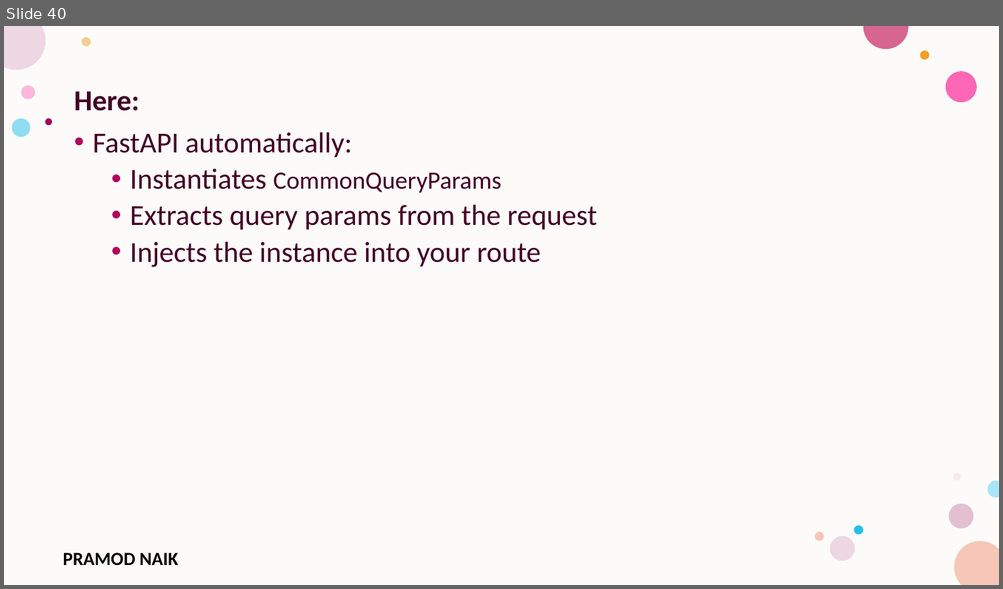
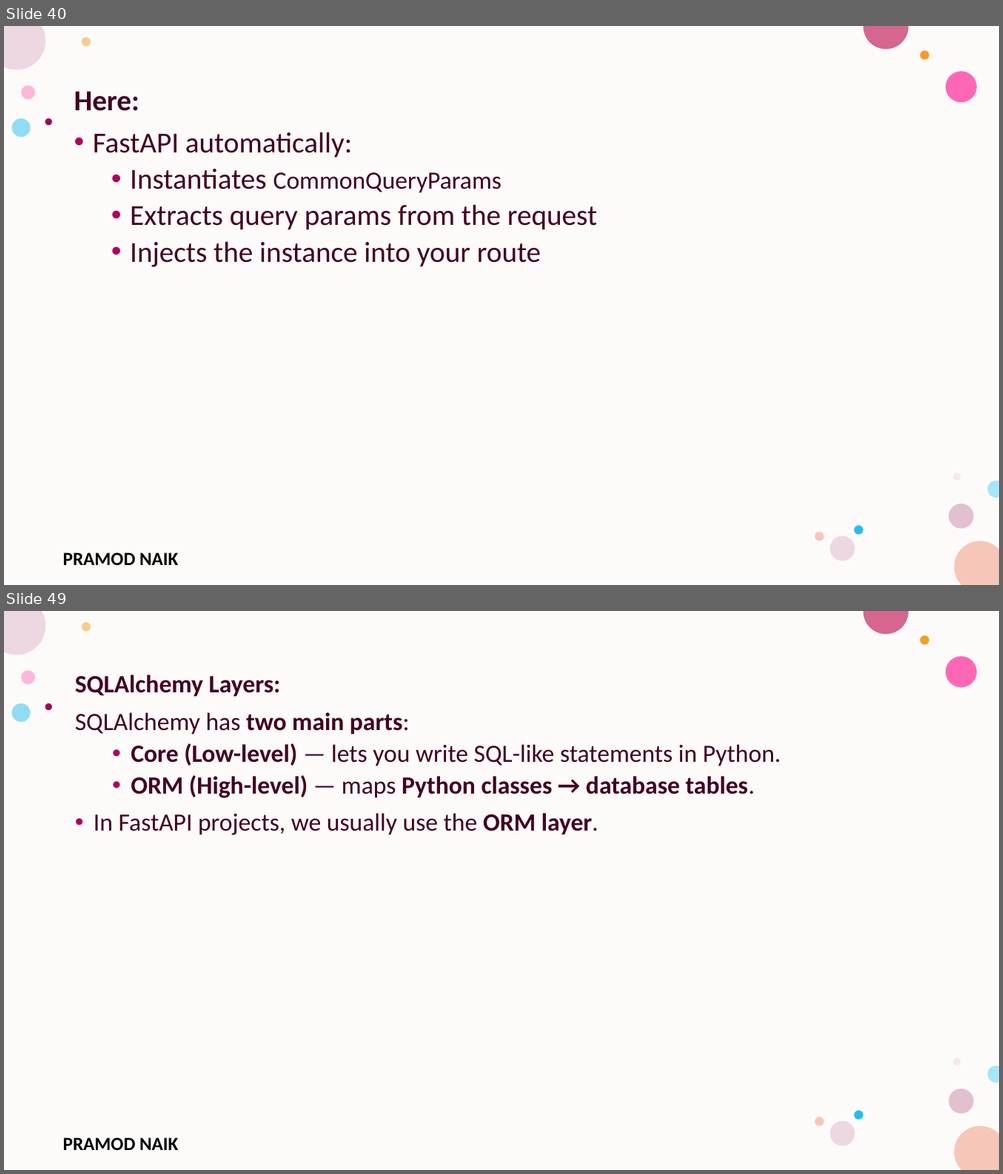
Before and after one commit to PRAMODNAIK-DEV/Backend-Dev-using-Python-FastAPI, a slide deck: FastAPI/FastAPI- Intermediate.pptx. Shown one above the other, each under a label of ours: slide 40 before the commit, slides 40 and 49 after it; the slides between them are not shown. The pictures are 1003x589 and 1003x1174 pixels, drawn with LibreOffice and Linux fonts; fonts in the diff are those of the drawing; background and template pictures are left out. Boxes give left, top, right and bottom in pixels: in the first picture for what was removed or moved away, otherwise in the second. Text is boxed around its words. In the diff, an @@ line names an element or a change of style, - is before the commit and + after.

Commit message:
FastAPI + PostgreSQL

```diff
--- a/FastAPI/FastAPI- Intermediate.pptx
+++ b/FastAPI/FastAPI- Intermediate.pptx
@@ slide 49 added at (x1=4, y1=611, x2=999, y2=1170), background #FFFFFF; not listed: 17 template elements that a slide beside it also shows @@
@@ text added at (x1=75, y1=675, x2=781, y2=835), 24 pt, text #420023, bold @@
+SQLAlchemy Layers:
+SQLAlchemy has two main parts:
+  • Core (Low-level) — lets you write SQL-like statements in Python.
+  • ORM (High-level) — maps Python classes → database tables.
+• In FastAPI projects, we usually use the ORM layer.
```
Also in this commit, not shown: 2 slides changed, 17 other slides added, 3 other files.
